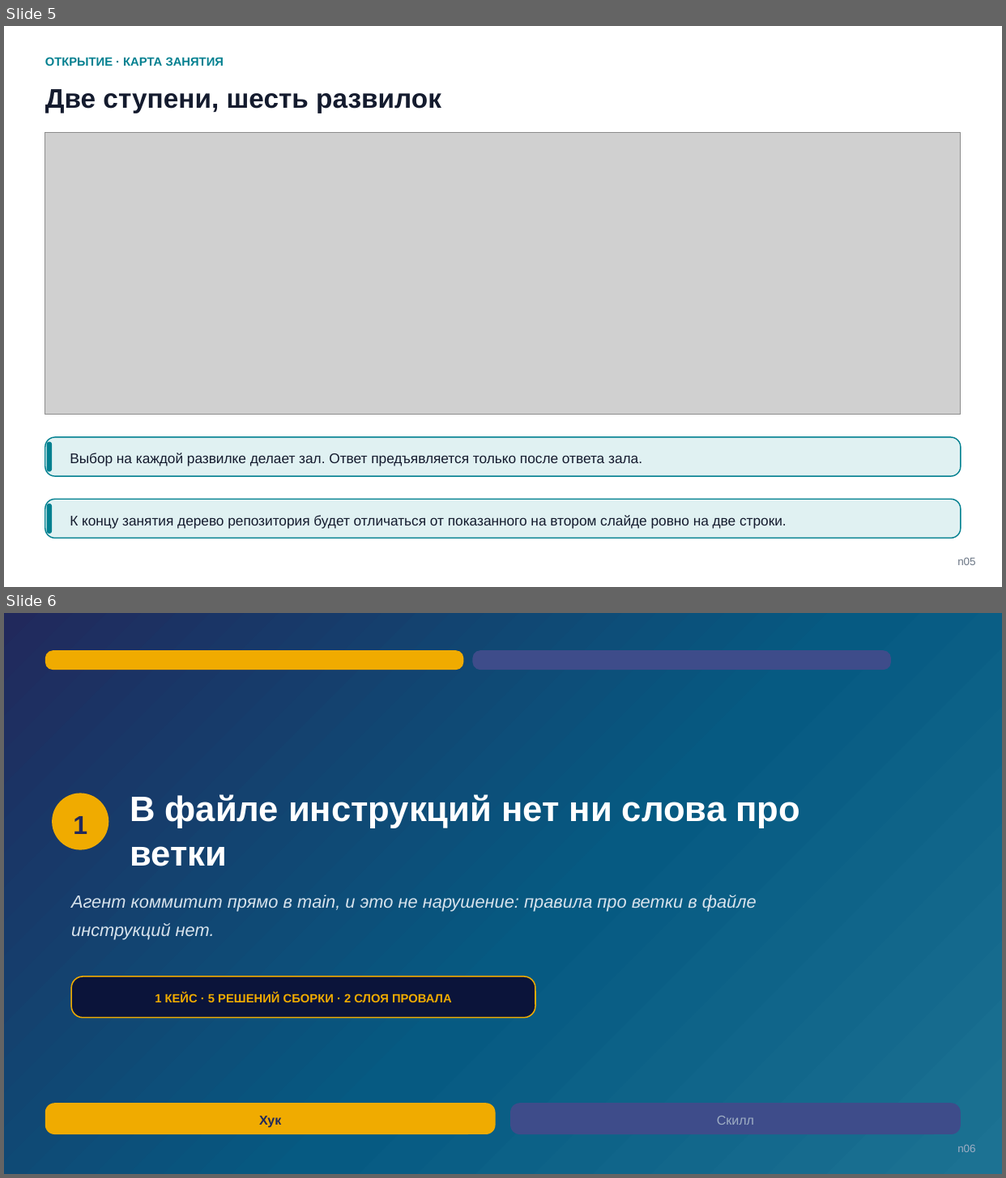
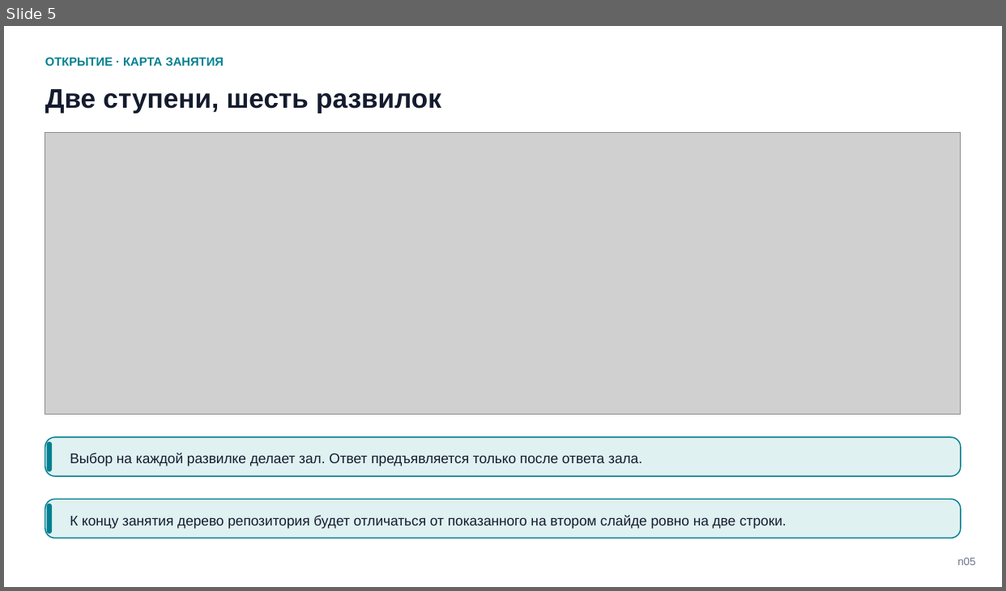
Before and after one commit to tellina-study/AI-usage-lessons, a slide deck: library/seminars/sem-05/rendered/sem-05.pptx. Shown one above the other, each under a label of ours: slides 5 and 6 before the commit, slide 5 after it. The pictures are 1006x1178 and 1006x591 pixels, drawn with LibreOffice and Linux fonts; fonts in the diff are those of the drawing; grey boxes stand for pictures. Boxes give left, top, right and bottom in pixels: in the first picture for what was removed or moved away, otherwise in the second. Text is boxed around its words. In the diff, an @@ line names an element or a change of style, - is before the commit and + after.

Commit message:
Кейс 1 доехал целиком: разбор по единой форме без подсветки, проектирование на три решения, готовый файл блоками #211

```diff
--- a/library/seminars/sem-05/rendered/sem-05.pptx
+++ b/library/seminars/sem-05/rendered/sem-05.pptx
@@ slide 6 removed at [4, 613, 1002, 1174], background #FFFFFF @@
@@ rectangle removed at [4, 613, 1002, 1174] @@
@@ rounded rectangle removed at [45, 650, 463, 670] @@
@@ rounded rectangle removed at [473, 650, 891, 670] @@
@@ ellipse removed at [52, 794, 108, 850] @@
@@ text removed at [130, 794, 800, 867] @@
-В файле инструкций нет ни слова про ветки
@@ text removed at [73, 816, 87, 834] @@
-1
@@ text removed at [71, 895, 756, 940] @@
-Агент коммитит прямо в main, и это не нарушение: правила про ветки в файле инструкций нет.
@@ rounded rectangle removed at [71, 977, 535, 1018] @@
@@ text removed at [155, 993, 452, 1003] @@
-1 КЕЙС · 5 РЕШЕНИЙ СБОРКИ · 2 СЛОЯ ПРОВАЛА
@@ rounded rectangle removed at [45, 1103, 495, 1135] @@
@@ text removed at [259, 1116, 281, 1128] @@
-Хук
@@ rounded rectangle removed at [510, 1103, 960, 1135] @@
@@ text removed at [717, 1116, 754, 1125] @@
-Скилл
@@ text removed at [957, 1144, 975, 1152] @@
-n06
```
Also in this commit, not shown: 3 slides changed, 4 slides added, 3 other slides removed, 10 other files.
